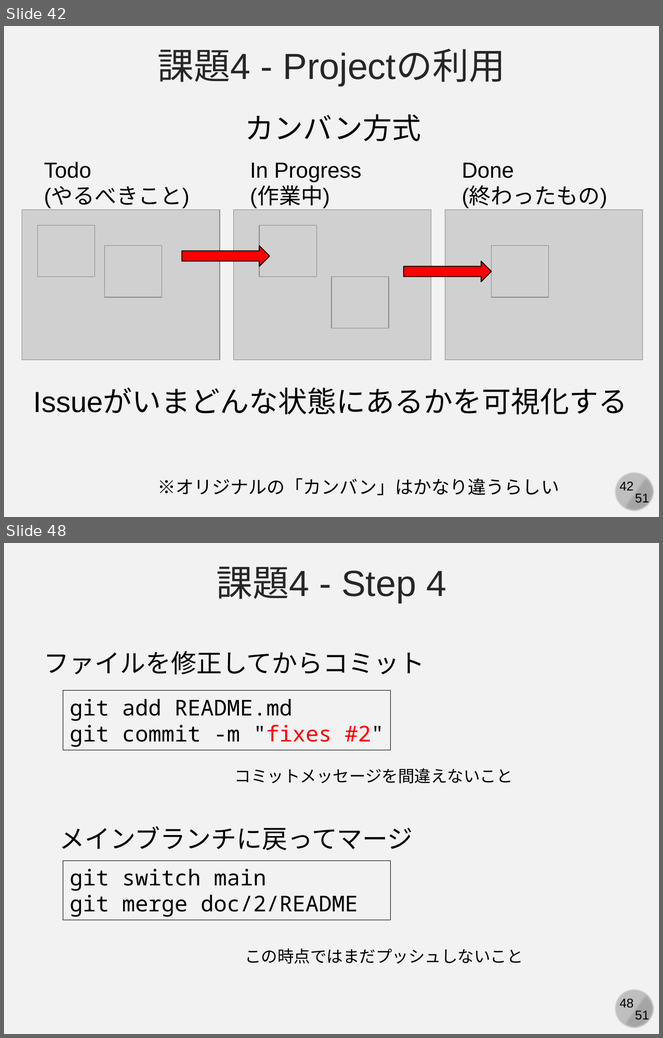
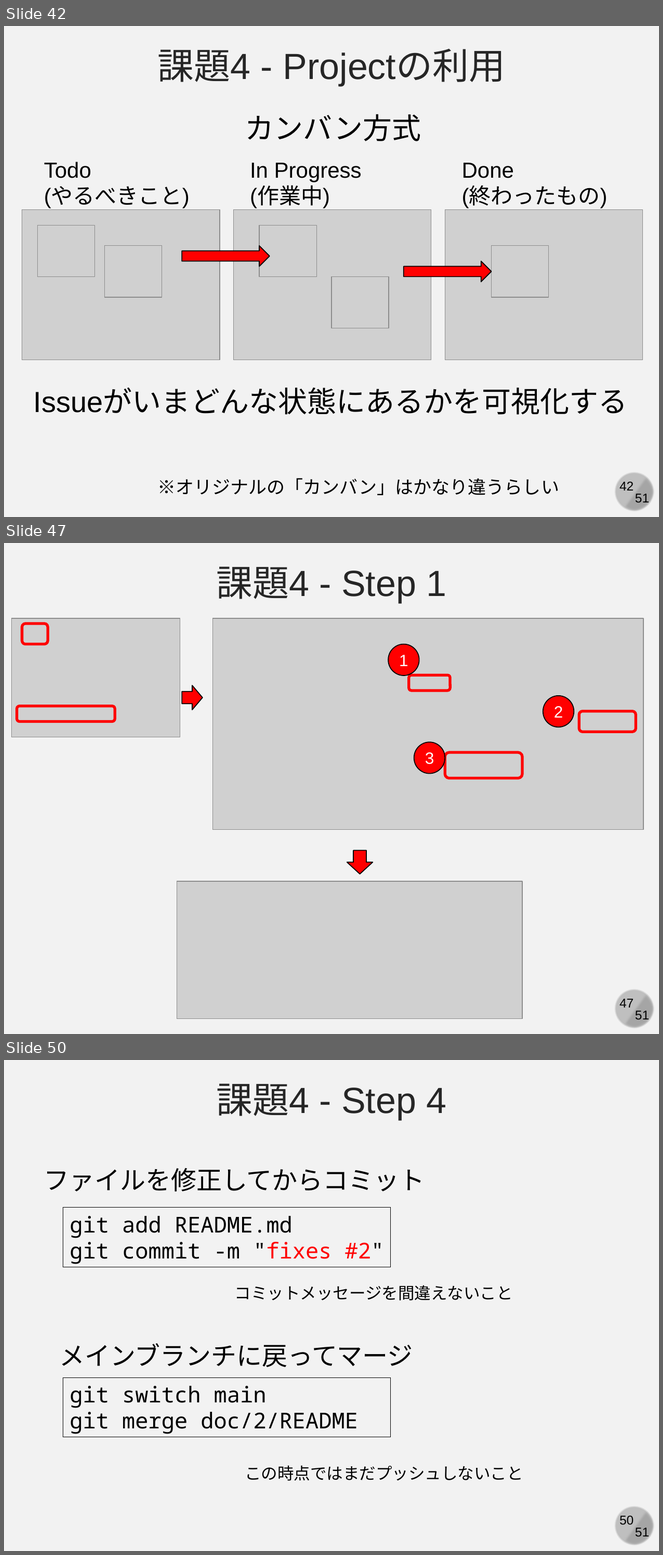
Before and after one commit to kaityo256/github, a slide deck: practice_github_basic/fig/slide.pptx. Shown one above the other, each under a label of ours: slides 42 and 48 before the commit, slides 42, 47 and 50 after it; the slides between them are not shown. The pictures are 663x1038 and 663x1555 pixels, drawn with LibreOffice and Linux fonts; fonts in the diff are those of the drawing; grey boxes stand for pictures. Boxes give left, top, right and bottom in pixels: in the first picture for what was removed or moved away, otherwise in the second. Text is boxed around its words. In the diff, an @@ line names an element or a change of style, - is before the commit and + after.

```diff
--- a/practice_github_basic/fig/slide.pptx
+++ b/practice_github_basic/fig/slide.pptx
@@ slide 47 added at [4, 543, 659, 1034], background #F2F2F2; not listed: 4 template elements that a slide beside it also shows @@
@@ text added at [216, 566, 447, 603], 40 pt, text #262626 @@
+課題4 - Step 1
@@ picture added at [12, 618, 180, 737] @@
@@ picture added at [213, 618, 644, 830] @@
@@ rounded rectangle added at [22, 624, 48, 644], outline #FF0000 3 pt @@
@@ ellipse added at [389, 644, 419, 676], fill #FF0000, outline #000000 1 pt, 18 pt, text #FFFFFF @@
+1
@@ rounded rectangle added at [409, 676, 450, 691], outline #FF0000 3 pt @@
@@ right arrow added at [182, 686, 203, 710], fill #FF0000, outline #000000 1 pt @@
@@ ellipse added at [543, 696, 574, 727], fill #FF0000, outline #000000 1 pt, 18 pt, text #FFFFFF @@
+2
@@ rounded rectangle added at [17, 706, 115, 722], outline #FF0000 3 pt @@
@@ rounded rectangle added at [579, 711, 636, 732], outline #FF0000 3 pt @@
@@ ellipse added at [414, 742, 445, 774], fill #FF0000, outline #000000 1 pt, 18 pt, text #FFFFFF @@
+3
@@ rounded rectangle added at [445, 753, 522, 778], outline #FF0000 3 pt @@
@@ down arrow added at [347, 850, 373, 874], fill #FF0000, outline #000000 1 pt @@
@@ picture added at [177, 882, 523, 1019] @@
@@ what was slide 48 is now slide 50 @@
@@ page number at [620, 1516, 634, 1525]: text changed @@
-48
+50
```
Also in this commit, not shown: 11 slides changed, 3 other slides added, 2 slides removed, 1 other file.
